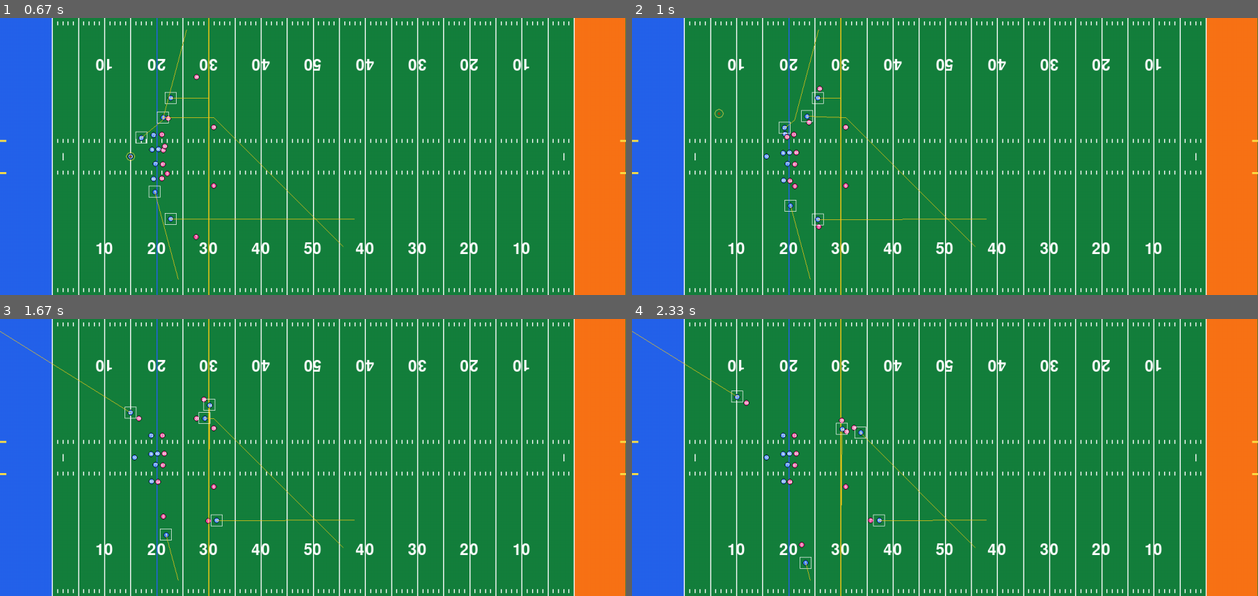
Above: before the commit, frames 1-4 (two rows, left to right).
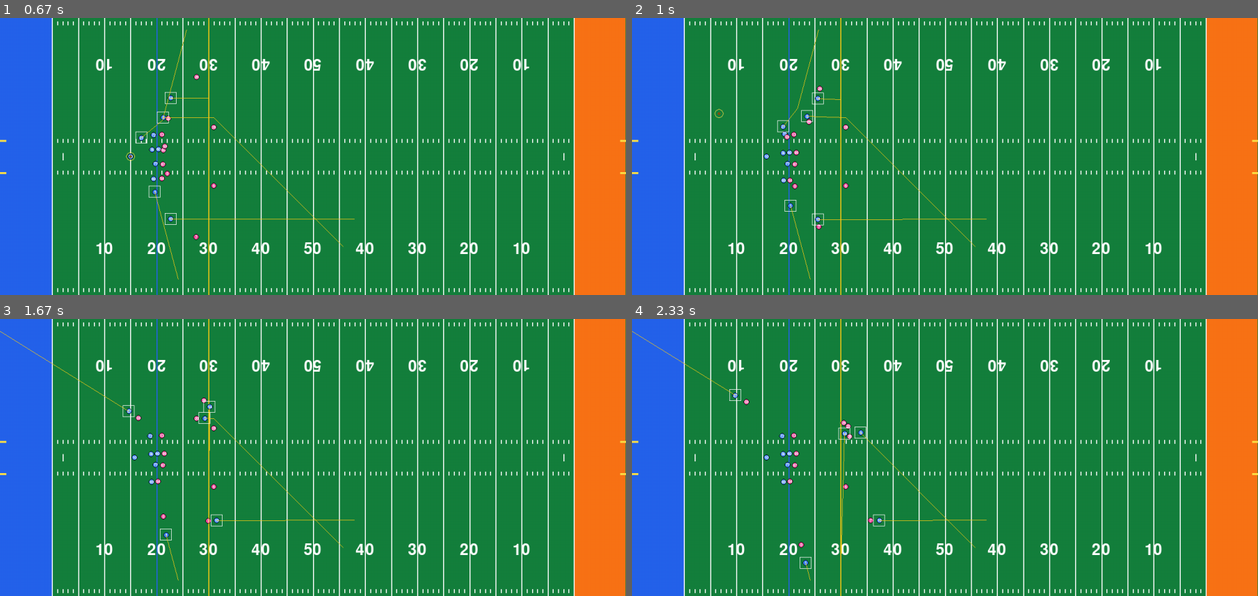
Above: after the commit, the same moments.

Repository: shakedown-street/pygame-football
Game: pygame game, started from main.py
The game is run twice, just before and just after one commit, with the same random seed, the same clock (stepped at 60 frames per second) and the same inputs.
Inputs:
- Up to frame 1 (0.67 s): tap Space at 0.33 s
- Up to frame 2 (1 s): hold D from 0.67 s (still down); tap Space at 0.73 s
- Up to frame 3 (1.67 s): tap Space at 1.03 s; release D at 1.13 s
- Up to frame 4 (2.33 s): no input

Frame 1 is identical in both runs. In frame 2, 0.2% of the frame differs, in the area x 23-34%, y 9-60%; in frame 3, 0.2%; in frame 4, 0.4%, in the area x 2-36%, y 7-85%.

Commit message:
Improve pass leading and receiver reaction
- Add function to estimate receivers position after n frames based on
  their route
- When making a throw, make receiver whose route will come closest to
  the ball landing spot react to the throw instead of the receiver who
  is currently* closest to the landing spot to avoid awkward pass
  leading situations

Diff:
--- a/main.py
+++ b/main.py
@@ -764,6 +764,41 @@
 
 
 reset_play()
+
+
+def estimate_receiver_position(receiver: Player, frames: int) -> pygame.Vector2:
+    """Estimate where the receiver will be after 'frames' frames along their route."""
+    pos = receiver.pos.copy()
+    route = receiver.route[receiver.route_index :]
+    speed = receiver.max_speed
+    remaining_frames = frames
+
+    for i, point in enumerate(route):
+        direction = point - pos
+        distance = direction.length()
+        if distance == 0:
+            continue
+        direction = direction.normalize()
+        frames_to_point = int(distance / speed) if speed > 0 else remaining_frames
+        if frames_to_point >= remaining_frames:
+            # Will not reach this point within the remaining frames
+            pos += direction * speed * remaining_frames
+            return pos
+        else:
+            # Move to this point and continue to next
+            pos = point
+            remaining_frames -= frames_to_point
+
+    # If route ends before frames run out, keep moving in last direction
+    if route:
+        direction = (
+            (route[-1] - pos).normalize()
+            if (route[-1] - pos).length() > 0
+            else pygame.Vector2(0, 0)
+        )
+        pos += direction * speed * remaining_frames
+
+    return pos
 
 
 while True:
@@ -808,10 +843,14 @@
                     ball.throw_to(mouse_pos.copy(), qb)
                     landing_at = ball.landing_at
                     # Make nearest receiver run towards the ball
-                    nearest_receiver = min(
-                        receivers,
-                        key=lambda receiver: (receiver.pos - landing_at).length(),
-                    )
+                    flight_frames = ball.frames_left
+                    landing_at = ball.landing_at
+
+                    def future_distance(receiver):
+                        future_pos = estimate_receiver_position(receiver, flight_frames)
+                        return (future_pos - landing_at).length()
+
+                    nearest_receiver = min(receivers, key=future_distance)
                     min_frames = int(FRAME_RATE * 0.25)
                     max_frames = int(FRAME_RATE * 0.5)
                     reaction_frames = int(
@@ -820,7 +859,7 @@
                         * (max_frames - min_frames)
                     )
                     nearest_receiver.reaction_timer = reaction_frames
-                    nearest_receiver.reaction_target = ball.landing_at.copy()
+                    nearest_receiver.reaction_target = landing_at.copy()
                     print("Reaction frames:", reaction_frames)
             if event.key == pygame.K_r:
                 reset_play()
Not shown, added: docs/tackling-spec.md
